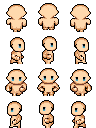
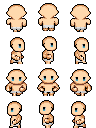
Revision of a layered 96px x 128px image; what changed, layer by layer:
added layer "Underwear (male)" above "Blue Eyes" over [10, 25, 87, 126]
painted on "Man" over [42, 26, 55, 31]
